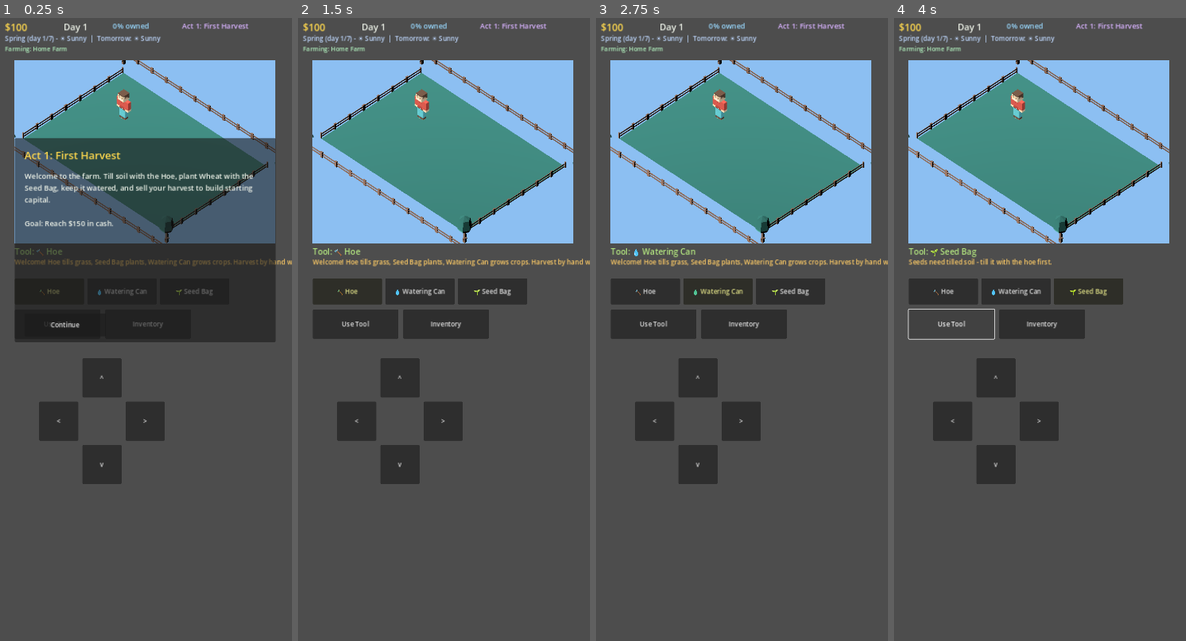
Above: before the commit, frames 1-4 (left to right).
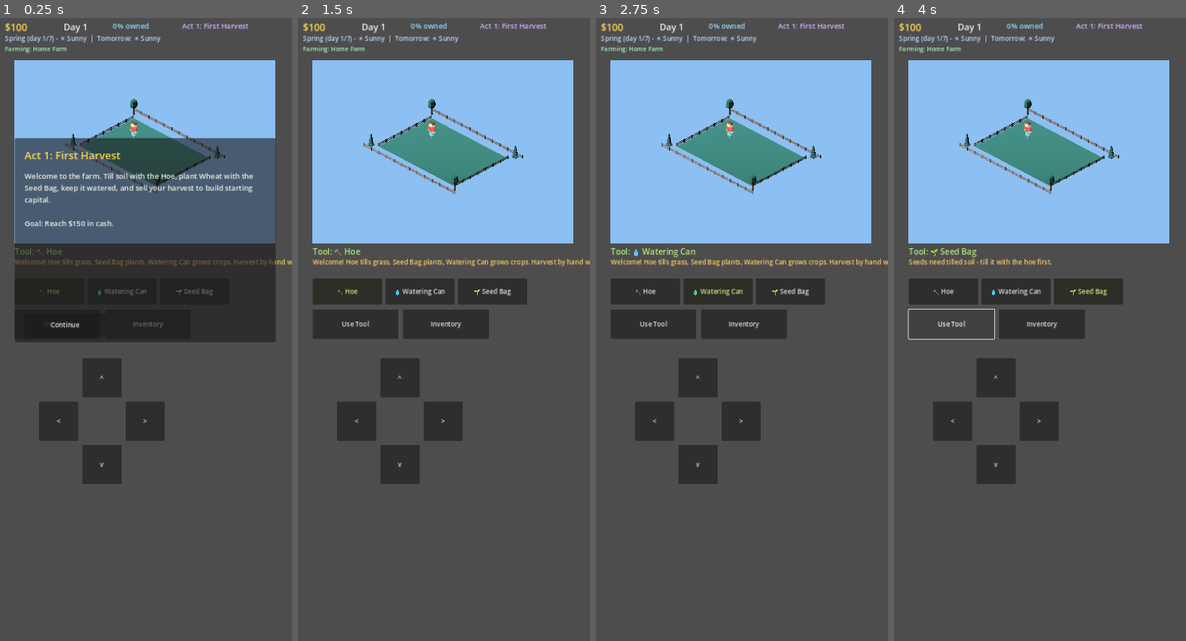
Above: after the commit, the same moments.

Repository: JLA92-bit/JLAProjects
Game: Godot game, scene res://scenes/Main.tscn
Same seed, same stepped clock (60 frames per second), same inputs: the game is played once before the commit and once after it.
Inputs:
- Up to frame 1 (0.25 s): no input
- Up to frame 2 (1.5 s): click "Continue" at 0.5 s; click "🔨 Hoe" at 1.25 s
- Up to frame 3 (2.75 s): click "💧 Watering Can" at 2 s
- Up to frame 4 (4 s): click "🌱 Seed Bag" at 2.75 s; click "Use Tool" at 3.5 s

The runs differ from the first frame. In frame 1, 8.7% of the frame differs, in the area x 4-95%, y 6-37%; in frame 2, 9.2%; in frame 3, 9.2%; in frame 4, 9.2%.

Commit message:
Fix 3D scene lighting and camera framing
Verified locally using a headless Godot render pipeline (Xvfb + Mesa
llvmpipe software rendering, since this sandbox has no GPU/display) -
built to close the visual feedback loop without needing a round trip
through the user's machine for every tweak.

- Camera was far too zoomed in (only ~2-3 tiles visible of the 10x7
  grid); cam.size was computed from ROWS instead of accounting for the
  wider COLS dimension. Fixed and tuned by rendering actual screenshots.
- Lighting left the far side of every object (fence, trees) rendering
  as a near-black silhouette, only the near side lit. Rebalanced
  ambient vs. directional light energy until the whole scene reads
  evenly - confirmed visually, not by formula.
- Also set farm_viewport.own_world_3d explicitly (ruled out as the
  cause of the lighting issue, but correct to set explicitly regardless
  so this viewport's 3D world is never inadvertently shared).

Diff:
--- a/godot/scripts/Main.gd
+++ b/godot/scripts/Main.gd
@@ -331,6 +331,7 @@
 	farm_viewport = SubViewport.new()
 	farm_viewport.size = Vector2i(COLS * TILE, ROWS * TILE)
 	farm_viewport.transparent_bg = false
+	farm_viewport.own_world_3d = true
 	container.add_child(farm_viewport)
 
 	world_root = Node3D.new()
@@ -342,20 +343,20 @@
 	environment.background_color = Color(0.55, 0.75, 0.95)
 	environment.ambient_light_source = Environment.AMBIENT_SOURCE_COLOR
 	environment.ambient_light_color = Color(0.78, 0.8, 0.85)
-	environment.ambient_light_energy = 0.7
+	environment.ambient_light_energy = 1.2
 	env_node.environment = environment
 	world_root.add_child(env_node)
 
 	var light := DirectionalLight3D.new()
 	light.rotation_degrees = Vector3(-55, -35, 0)
-	light.light_energy = 1.1
+	light.light_energy = 1.0
 	world_root.add_child(light)
 
 	var cam := Camera3D.new()
 	cam.projection = Camera3D.PROJECTION_ORTHOGONAL
-	cam.size = ROWS * WORLD_TILE + 2.0
+	cam.size = COLS * WORLD_TILE * 1.7
 	var center := Vector3((COLS - 1) * WORLD_TILE * 0.5, 0, (ROWS - 1) * WORLD_TILE * 0.5)
-	cam.position = center + Vector3(9, 11, 9)
+	cam.position = center + Vector3(8, 7, 8)
 	world_root.add_child(cam)
 	cam.look_at(center, Vector3.UP)
 	cam.current = true
